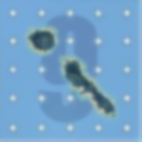
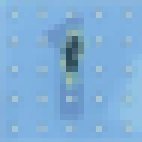
Comparing the layer stacks of the two 142x142 images. Changes:
hid "8", painted on it over [0, 0, 142, 142]
hid "7", painted on it over [0, 0, 142, 142]
hid "6", painted on it over [0, 0, 142, 142]
hid "5", painted on it over [0, 0, 142, 142]
hid "4", painted on it over [0, 0, 142, 142]
hid "3", painted on it over [0, 0, 142, 142]
hid "2", painted on it over [0, 0, 142, 142]
hid "1", painted on it over [0, 0, 142, 142]
painted on "0" over [0, 0, 142, 142]
